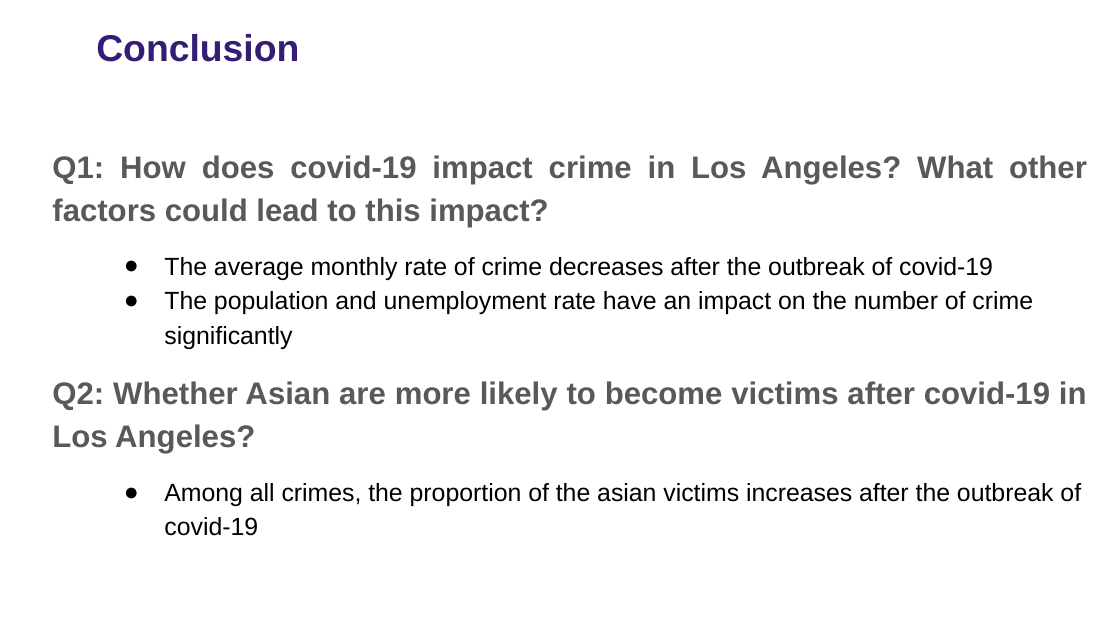
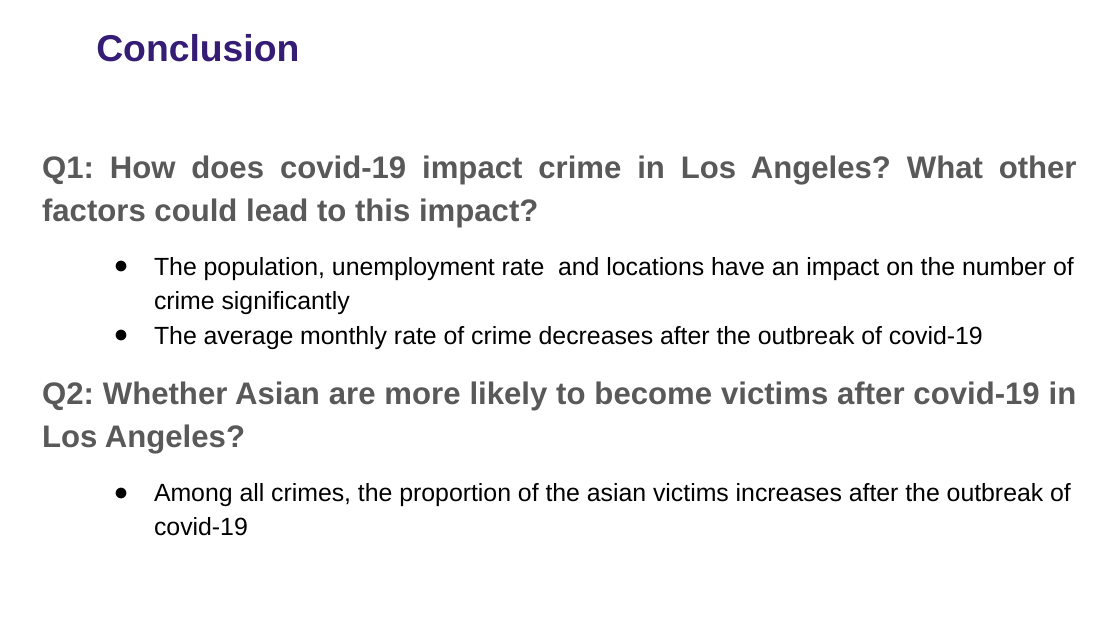
Before and after one commit to falakjain98/MS-Business-Analytics, a slide deck: slide 25 of DSO 510 Business Analytics/Project/Group7_DSO510_Presentation.pptx (slide 23 before the commit). Drawn at 1120x630 pixels with LibreOffice and Linux fonts; fonts in the diff are those of the drawing. Boxes give left, top, right and bottom in pixels: in the first picture for what was removed or moved away, otherwise in the second. Text is boxed around its words. In the diff, an @@ line names an element or a change of style, - is before the commit and + after.

```diff
--- a/DSO 510 Business Analytics/Project/Group7_DSO510_Presentation.pptx
+++ b/DSO 510 Business Analytics/Project/Group7_DSO510_Presentation.pptx
@@ text "Q1: How does covid-19 impact ..." moved from (x1=52, y1=155, x2=1087, y2=536) to (x1=42, y1=155, x2=1077, y2=536) @@
@@ text at (x1=154, y1=257, x2=1074, y2=314): paragraph added @@
+● The population, unemployment rate and locations have an impact on the number of crime significantly
@@ text at (x1=164, y1=291, x2=1033, y2=349): paragraph removed @@
-● The population and unemployment rate have an impact on the number of crime significantly
@@ text at (x1=154, y1=326, x2=983, y2=349): less space between paragraphs @@
```
Also in this commit, not shown: 8 other slides changed, 2 slides added.
